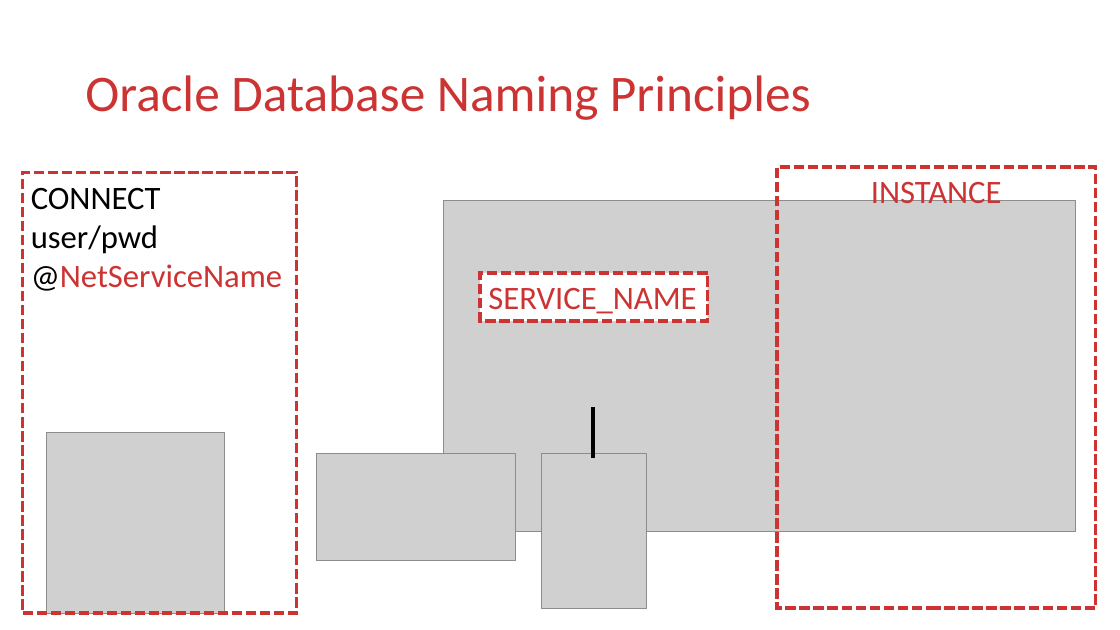
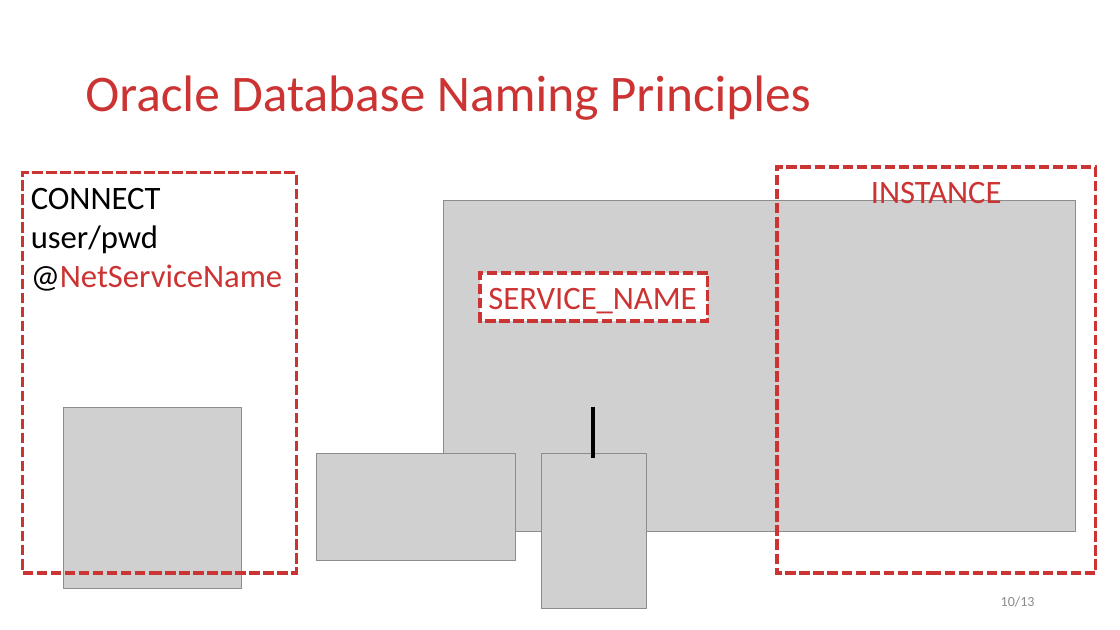
Before and after one commit to novokrest/OracleDataGuard, a slide deck: slide 10 of Presentation.pptx. Drawn at 1120x630 pixels with LibreOffice and Linux fonts; fonts in the diff are those of the drawing; grey boxes stand for pictures. Boxes give left, top, right and bottom in pixels: in the first picture for what was removed or moved away, otherwise in the second. Text is boxed around its words. In the diff, an @@ line names an element or a change of style, - is before the commit and + after.

```diff
--- a/Presentation.pptx
+++ b/Presentation.pptx
@@ rectangle "CONNECT user/pwd": place and size @@
-rectangle "CONNECT user/pwd" at [23,172,297,613]
+rectangle "CONNECT user/pwd" at [23,172,297,573]
@@ rectangle "INSTANCE": place and size @@
-rectangle "INSTANCE" at [777,167,1096,608]
+rectangle "INSTANCE" at [777,167,1096,573]
@@ picture: place and size @@
-picture at [46,433,224,613]
+picture at [64,408,242,588]
@@ page number added at [1001,596,1035,607], 12 pt, text #8C8C8C @@
+10/13
```
Also in this commit, not shown: 12 other slides changed, 1 other file.
